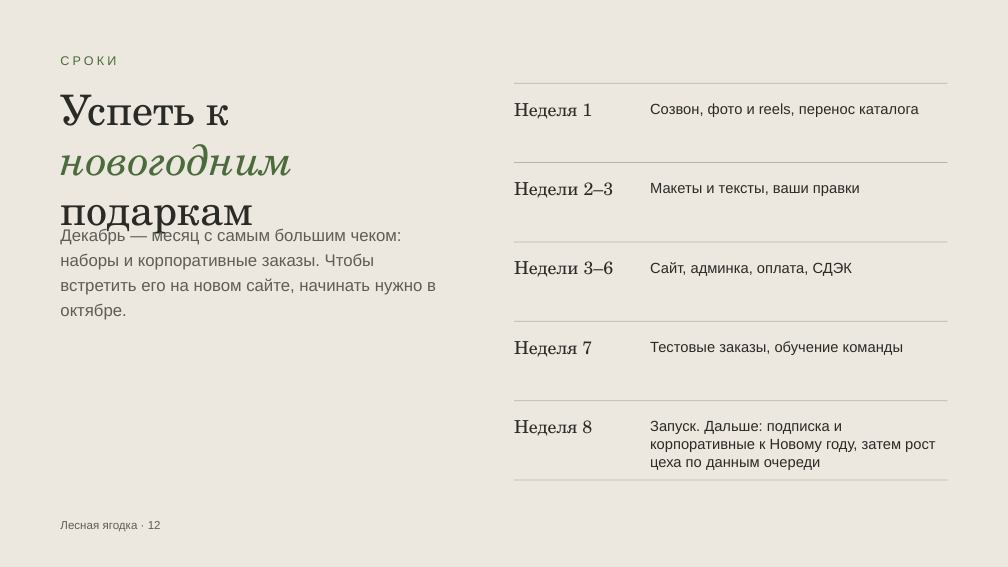
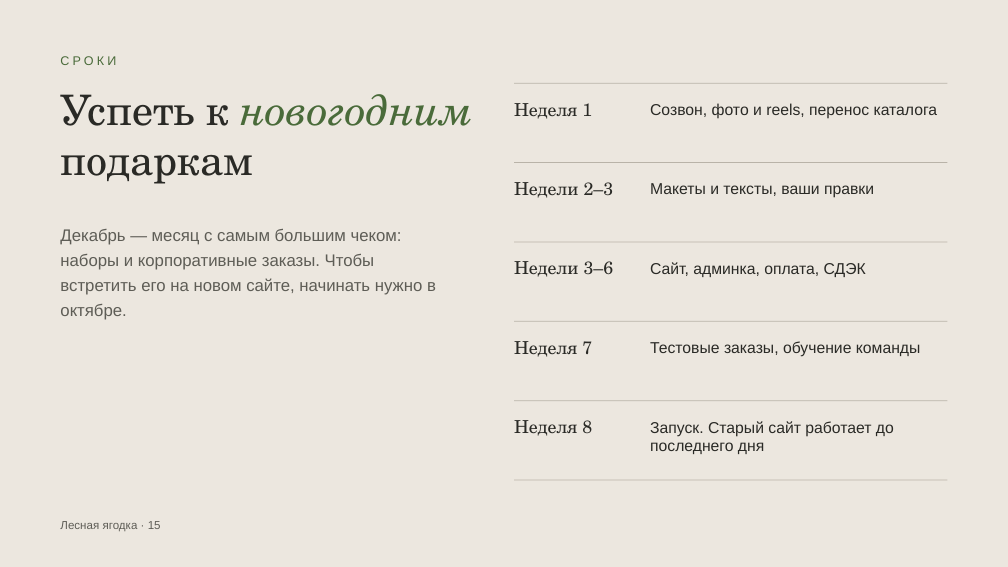
Before and after one commit to ellischment/svoya_ferma, a slide deck: slide 15 of docs/preview/lesnaya-yagodka-predlozhenie.pptx (slide 12 before the commit). Drawn at 1008x567 pixels with LibreOffice and Linux fonts; fonts in the diff are those of the drawing. Boxes give left, top, right and bottom in pixels: in the first picture for what was removed or moved away, otherwise in the second. Text is boxed around its words. In the diff, an @@ line names an element or a change of style, - is before the commit and + after.

```diff
--- a/docs/preview/lesnaya-yagodka-predlozhenie.pptx
+++ b/docs/preview/lesnaya-yagodka-predlozhenie.pptx
@@ text "Успеть к новогодним подаркам" rewrapped from [60,94,293,237] to [60,94,473,184] @@
@@ size 14 to 15 pt in 4 elements at [650,341,921,357], [650,103,938,118], [650,183,874,198], [650,262,866,277] @@
@@ text at [650,421,894,454]: text changed; size 14 to 15 pt @@
-Запуск. Дальше: подписка и корпоративные к Новому году, затем рост цеха по данным очереди
+Запуск. Старый сайт работает до последнего дня
@@ text at [60,521,161,531]: text changed @@
-Лесная ягодка · 12
+Лесная ягодка · 15
```
Also in this commit, not shown: 8 other slides changed, 6 slides added, 3 slides removed.
